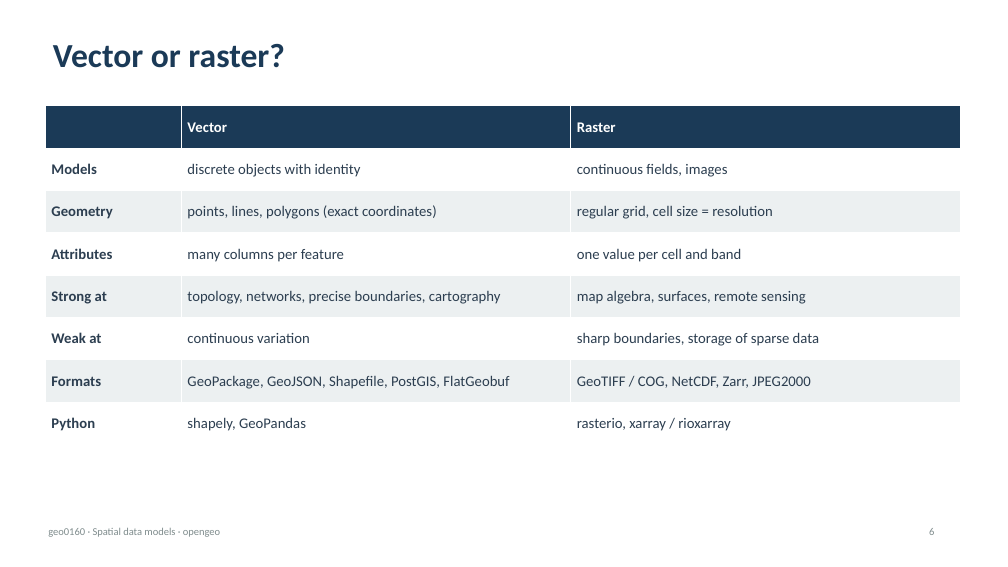
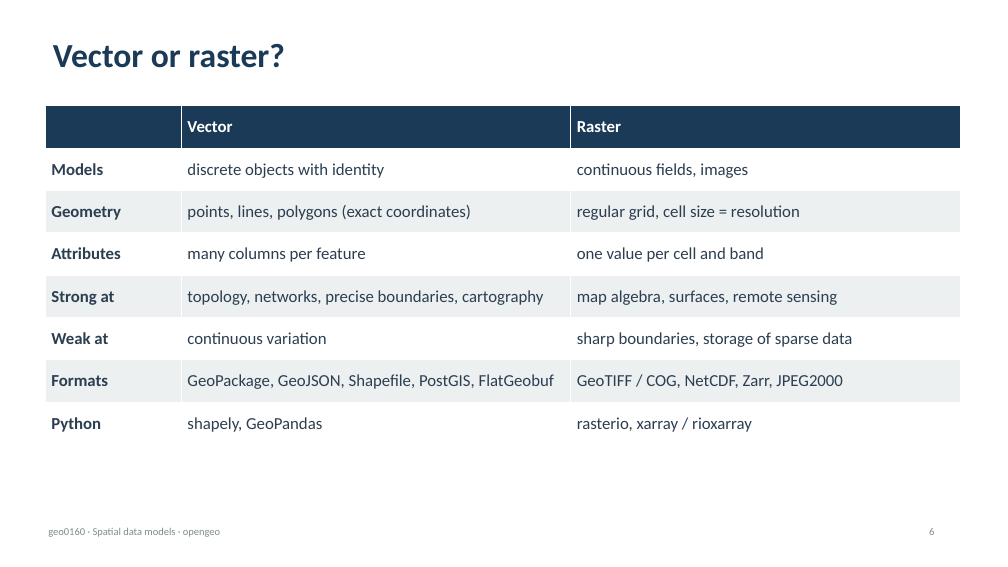
Before and after one commit to EOLab-HSRW/ee8136-ws2026, a slide deck: slide 6 of s02_2026-10-13/geo0160_Data_Models_Formats.pptx. Drawn at 1008x567 pixels with LibreOffice and Linux fonts; fonts in the diff are those of the drawing; background and template pictures are left out. Boxes give left, top, right and bottom in pixels: in the first picture for what was removed or moved away, otherwise in the second. Text is boxed around its words. In the diff, an @@ line names an element or a change of style, - is before the commit and + after.

```diff
--- a/s02_2026-10-13/geo0160_Data_Models_Formats.pptx
+++ b/s02_2026-10-13/geo0160_Data_Models_Formats.pptx
@@ table at (45,106,960,445) @@
@@ size 14 to 16 pt @@
```
Also in this commit, not shown: 12 other slides changed.
